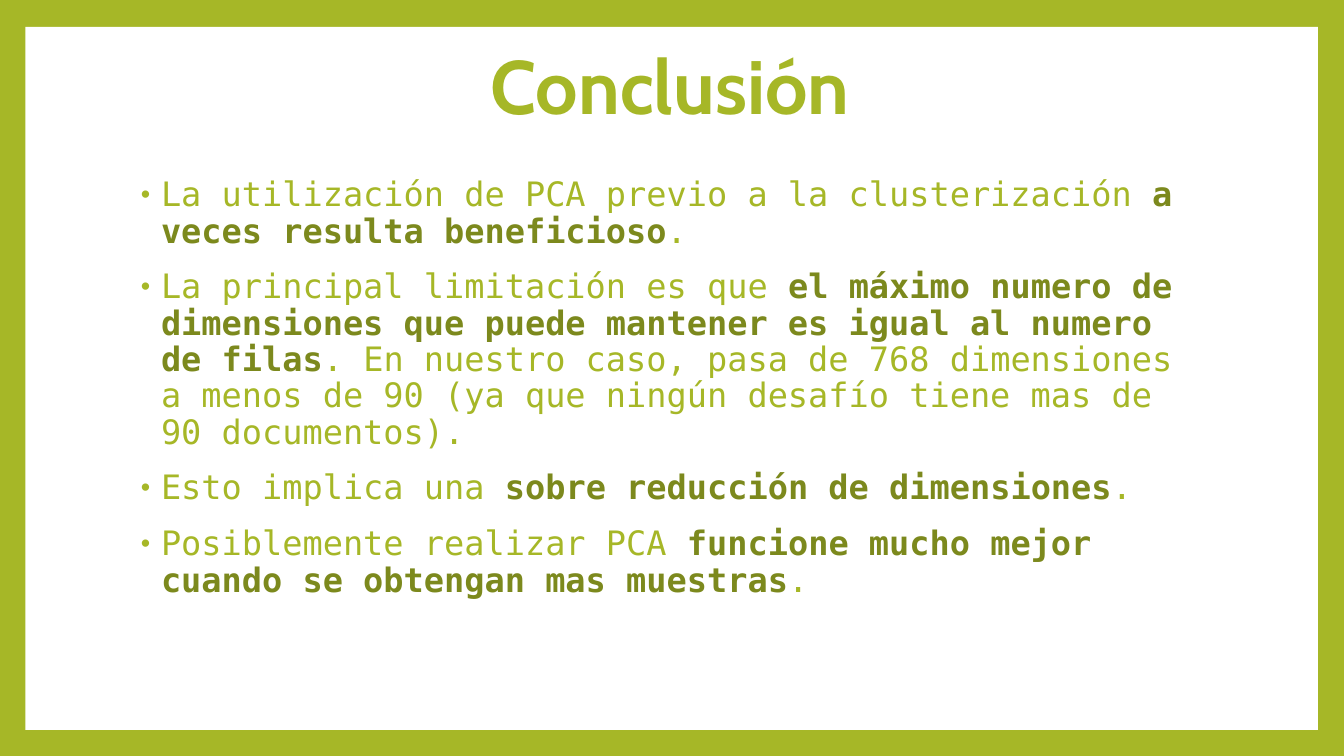
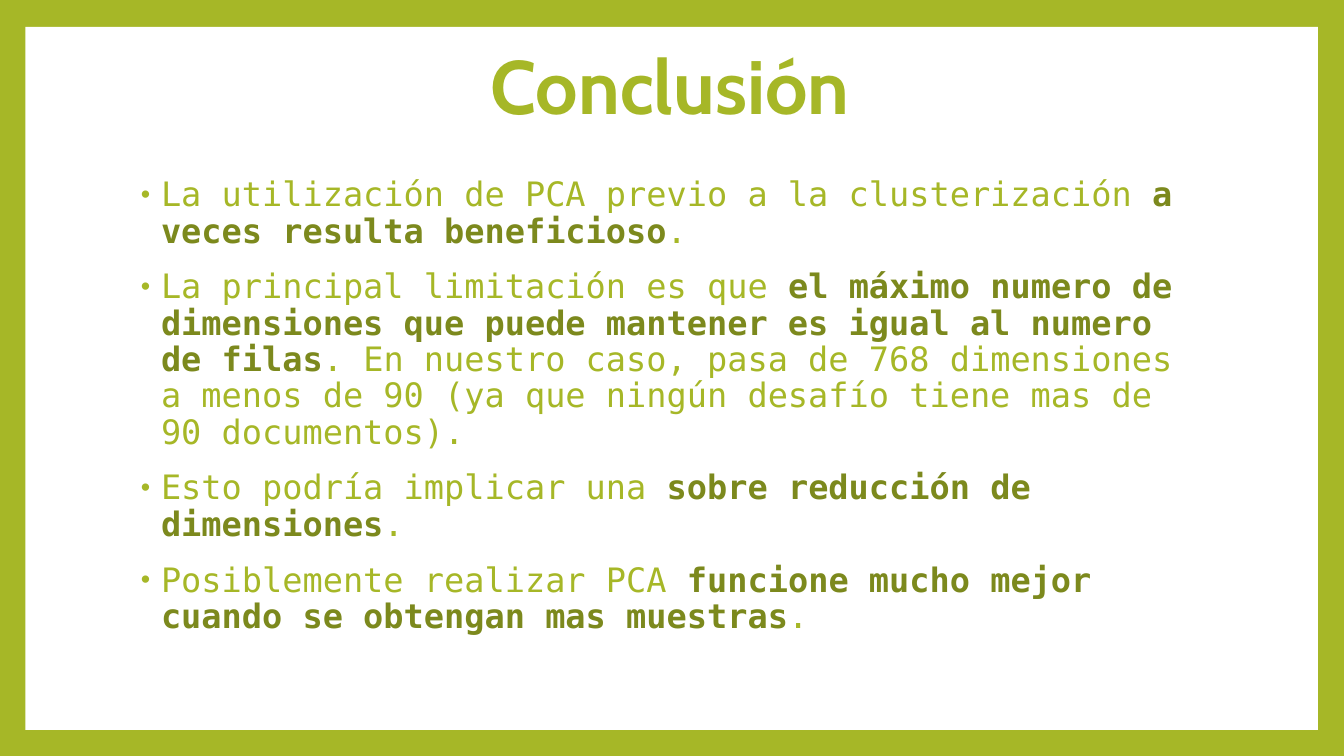
Before and after one commit to felipeaguirre66/PoliticsNLP, a slide deck: slide 11 of Summarization/pca_presentacion_summarization.pptx. Drawn at 1344x756 pixels with LibreOffice and Linux fonts; fonts in the diff are those of the drawing. Boxes give left, top, right and bottom in pixels: in the first picture for what was removed or moved away, otherwise in the second. Text is boxed around its words. In the diff, an @@ line names an element or a change of style, - is before the commit and + after.

```diff
--- a/Summarization/pca_presentacion_summarization.pptx
+++ b/Summarization/pca_presentacion_summarization.pptx
@@ text at (x1=161, y1=472, x2=1030, y2=537): text changed @@
-• Esto implica una sobre reducción de dimensiones.
+• Esto podría implicar una sobre reducción de dimensiones.
```
Also in this commit, not shown: 3 other files.
